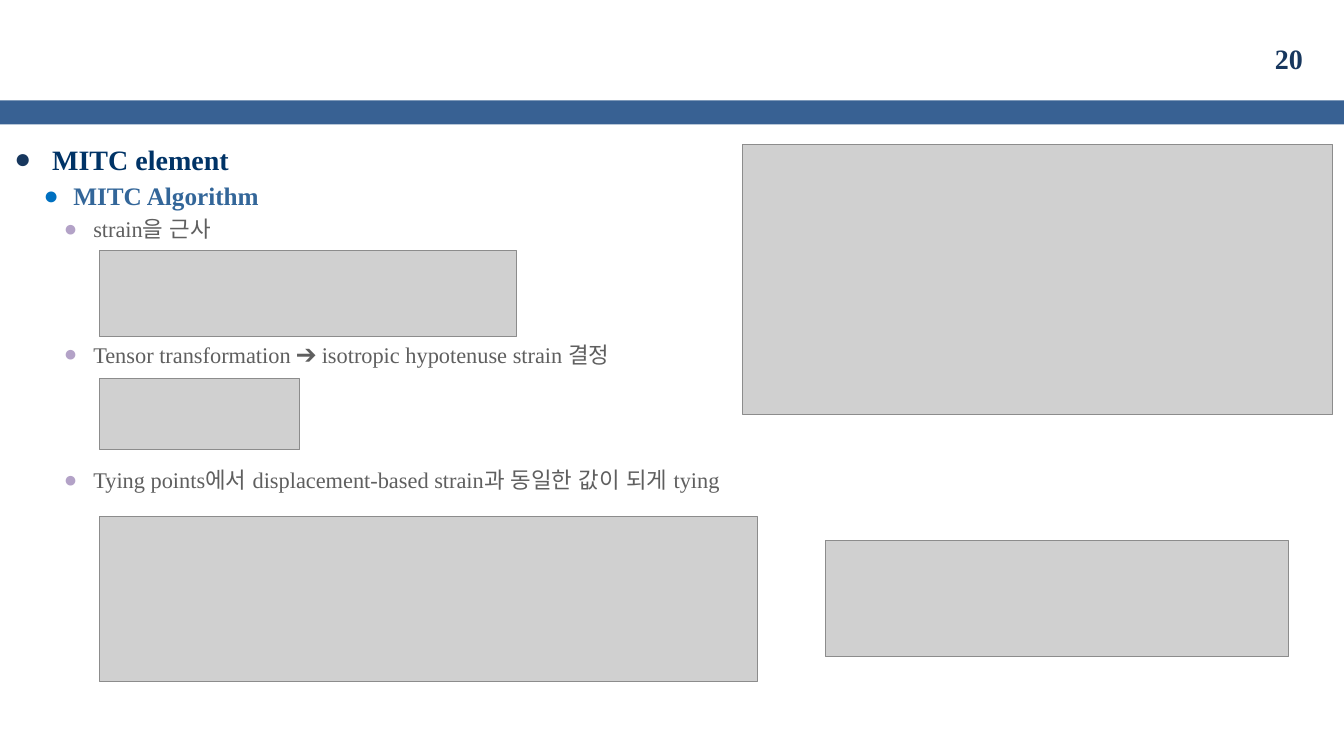
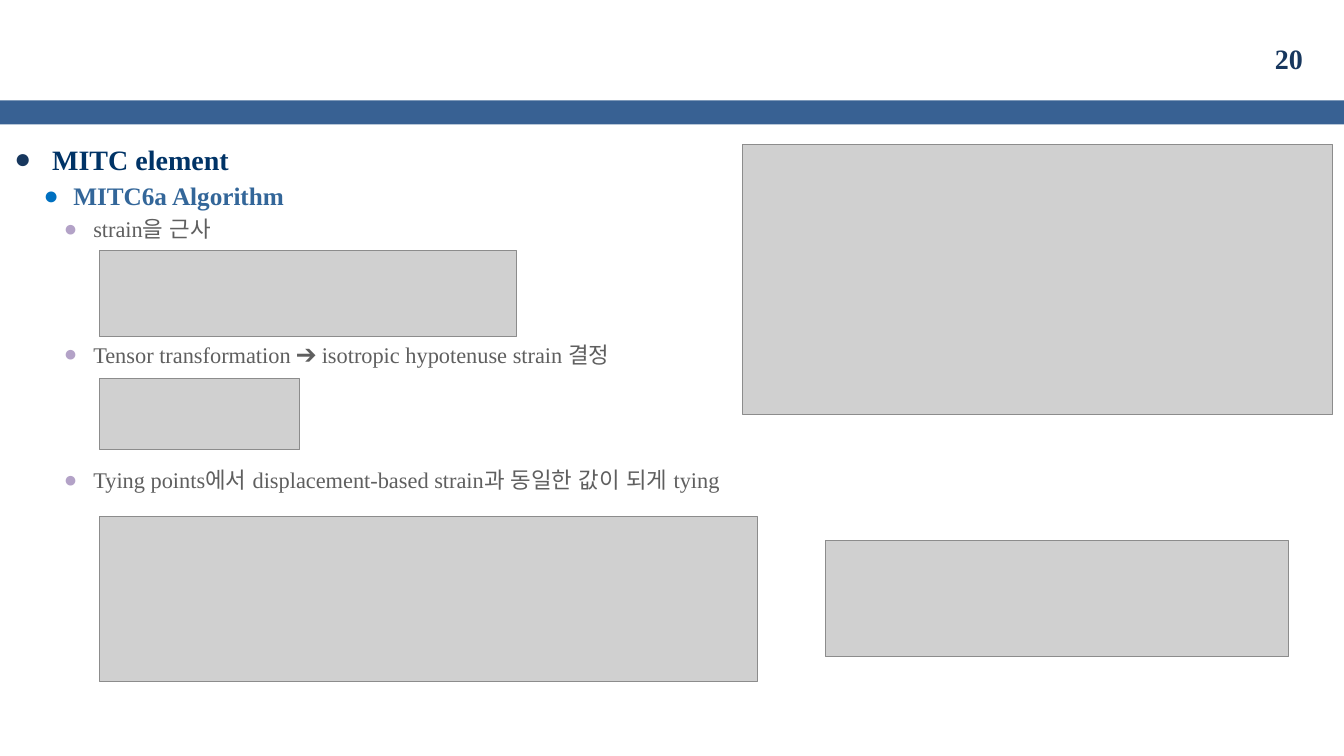
Before and after one commit to kms0523/Study, a slide deck: slide 20 of 발표자료/성과발표(중간).pptx. Drawn at 1344x756 pixels with LibreOffice and Linux fonts; fonts in the diff are those of the drawing; grey boxes stand for pictures; background and template pictures are left out. Boxes give left, top, right and bottom in pixels: in the first picture for what was removed or moved away, otherwise in the second. Text is boxed around its words. In the diff, an @@ line names an element or a change of style, - is before the commit and + after.

```diff
--- a/발표자료/성과발표(중간).pptx
+++ b/발표자료/성과발표(중간).pptx
@@ text at (x1=73, y1=187, x2=284, y2=211): text changed @@
-  ● MITC Algorithm
+  ● MITC6a Algorithm
```
Also in this commit, not shown: 2 other slides changed, 1 slide removed, 3 other files.
